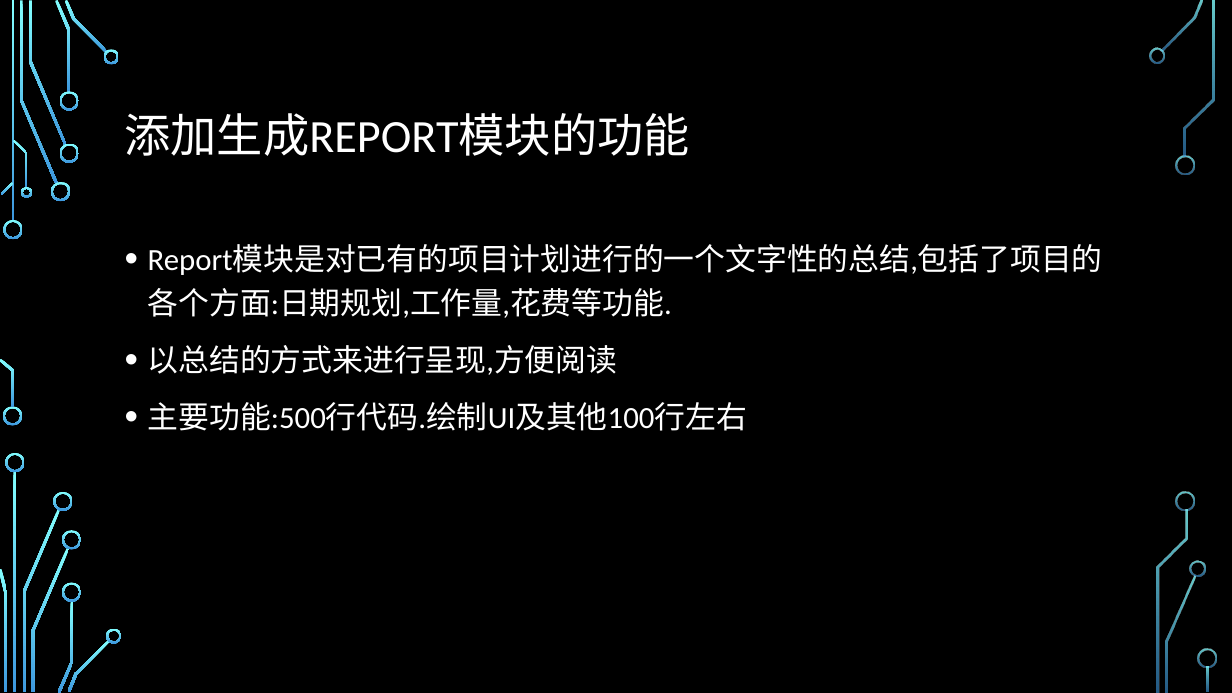
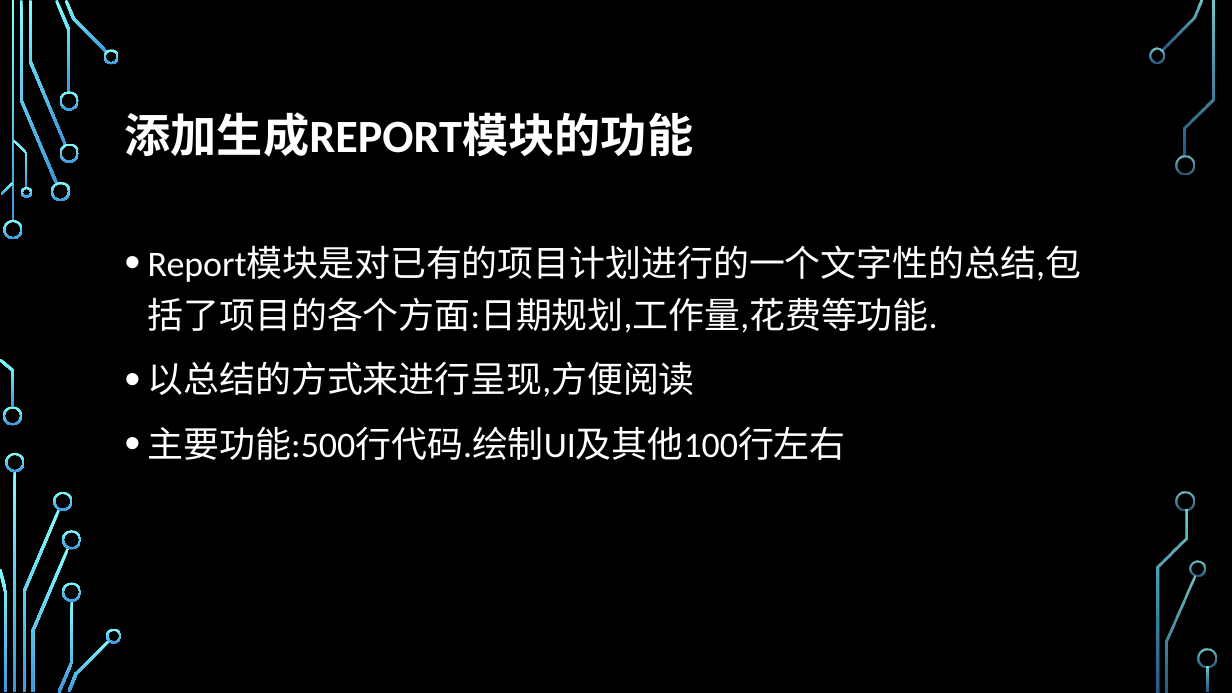
Before and after one commit to bhsei/16TeamD, a slide deck: slide 3 of 项目展示PPT/20160506改进与展示.pptx. Drawn at 1232x693 pixels with LibreOffice and Linux fonts; fonts in the diff are those of the drawing; background and template pictures are left out. Boxes give left, top, right and bottom in pixels: in the first picture for what was removed or moved away, otherwise in the second. Text is boxed around its words. In the diff, an @@ line names an element or a change of style, - is before the commit and + after.

Commit message:
对“20160506改进与展示”进行排版
对“20160506改进与展示"进行排版

```diff
--- a/项目展示PPT/20160506改进与展示.pptx
+++ b/项目展示PPT/20160506改进与展示.pptx
@@ title "添加生成REPORT模块的功能" at (x1=125, y1=112, x2=694, y2=157): text colour #CCE8CF to #FFFFFF, bold on @@
@@ text "Report模块是对已有的项目计划进行的一个文字性的总结,包括了项目的各个方面:日期规划,工作量,花费等功能." at (x1=148, y1=246, x2=1081, y2=460): size 24 to 28 pt, text colour #CCE8CF to #FFFFFF @@
```
Also in this commit, not shown: 3 other slides changed, 3 slides added, 2 slides removed.
